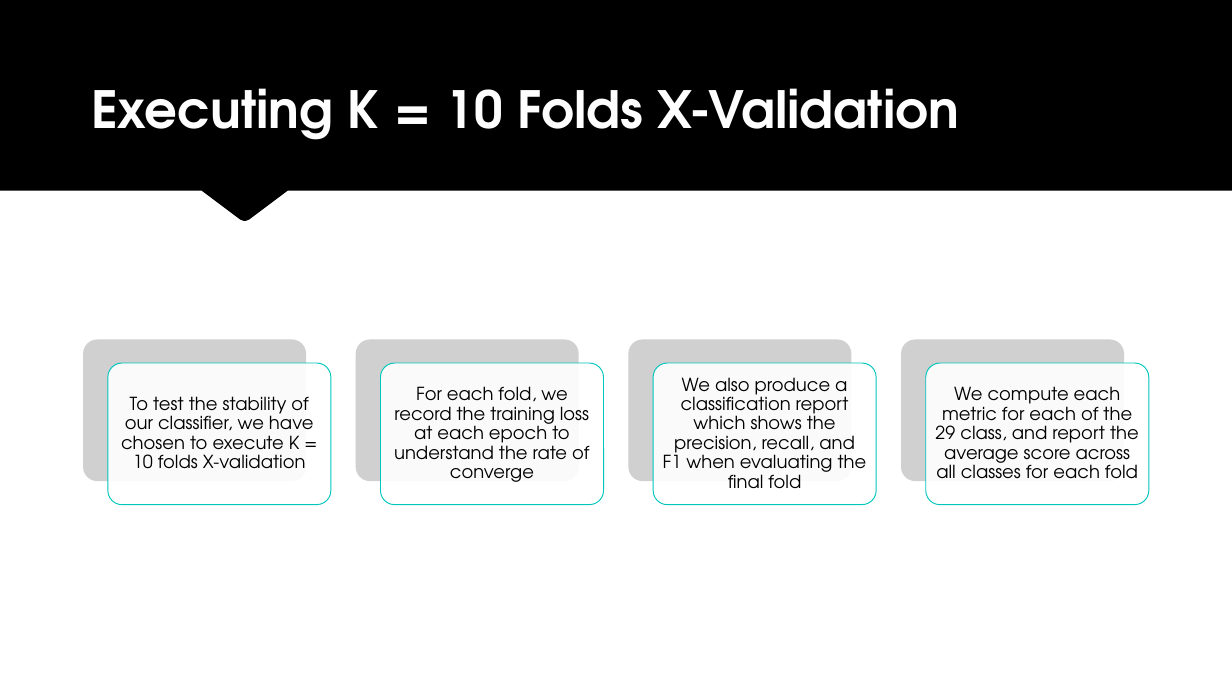
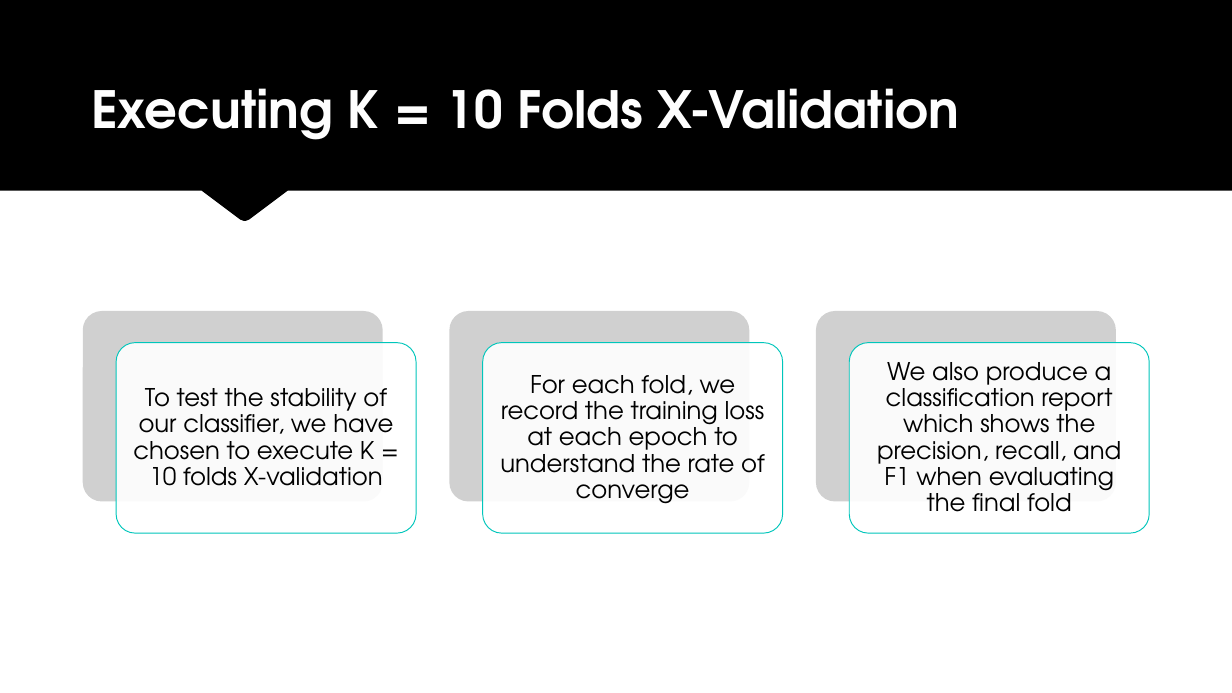
Before and after one commit to landonbuell/Buell-Masters-Project, a slide deck: slide 20 of milestones/BUELL_ENGR6970_Milestone04.pptx. Drawn at 1232x693 pixels with LibreOffice and Linux fonts; fonts in the diff are those of the drawing; grey boxes stand for pictures; background and template pictures are left out. Boxes give left, top, right and bottom in pixels: in the first picture for what was removed or moved away, otherwise in the second. Text is boxed around its words. In the diff, an @@ line names an element or a change of style, - is before the commit and + after.

Commit message:
Updated figures and added new slides

```diff
--- a/milestones/BUELL_ENGR6970_Milestone04.pptx
+++ b/milestones/BUELL_ENGR6970_Milestone04.pptx
@@ picture: place and size @@
-picture at [83, 339, 306, 481]
+picture at [83, 311, 384, 502]
@@ picture added at [449, 311, 750, 502] @@
@@ picture: place and size @@
-picture at [901, 339, 1124, 481]
+picture at [816, 311, 1116, 502]
@@ rounded rectangle: place and size @@
-rounded rectangle at [108, 363, 331, 505]
+rounded rectangle at [116, 343, 417, 533]
@@ text "To test the stability of ...": place and size @@
-text "To test the stability of ..." at [121, 396, 313, 469]
+text "To test the stability of ..." at [133, 388, 393, 486]
@@ rounded rectangle: place and size @@
-rounded rectangle at [653, 363, 876, 505]
+rounded rectangle at [482, 343, 783, 533]
@@ text "For each fold, we record ...": place and size @@
-text "For each fold, we record ..." at [394, 386, 589, 482]
+text "For each fold, we record ..." at [500, 375, 765, 504]
@@ rounded rectangle: place and size @@
-rounded rectangle at [926, 363, 1149, 505]
+rounded rectangle at [849, 343, 1150, 533]
@@ size 14 to 19 pt; more space between paragraphs in 3 elements at [133, 388, 393, 486], [500, 375, 765, 504], [877, 362, 1121, 512] @@
@@ text "We also produce a classification ...": place and size @@
-text "We also produce a classification ..." at [663, 377, 867, 489]
+text "We also produce a classification ..." at [877, 362, 1121, 512]
@@ group removed at [356, 339, 1139, 505]: 2 pictures, 1 rounded rectangle, 1 text @@
-We compute each metric for each of the 29 class, and report the average score across all classes for each fold
```
Also in this commit, not shown: 8 other slides changed, 6 slides added, 1 slide removed, 3 other files.
